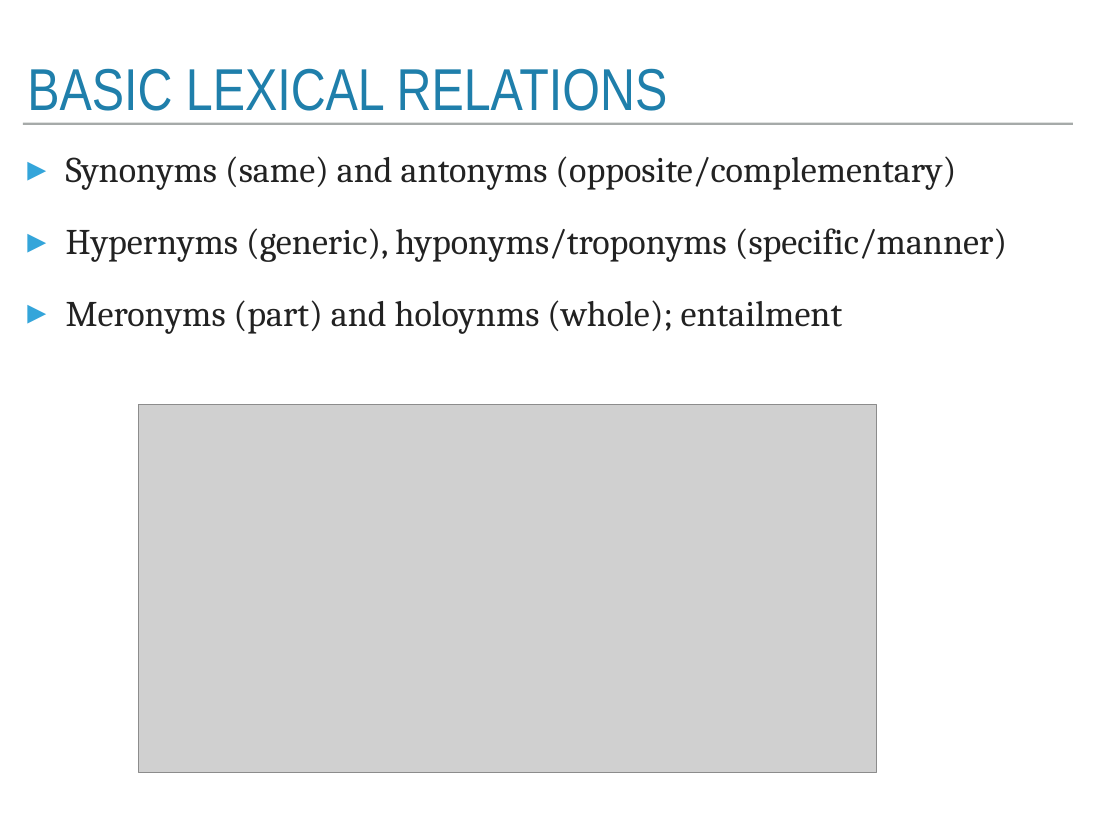
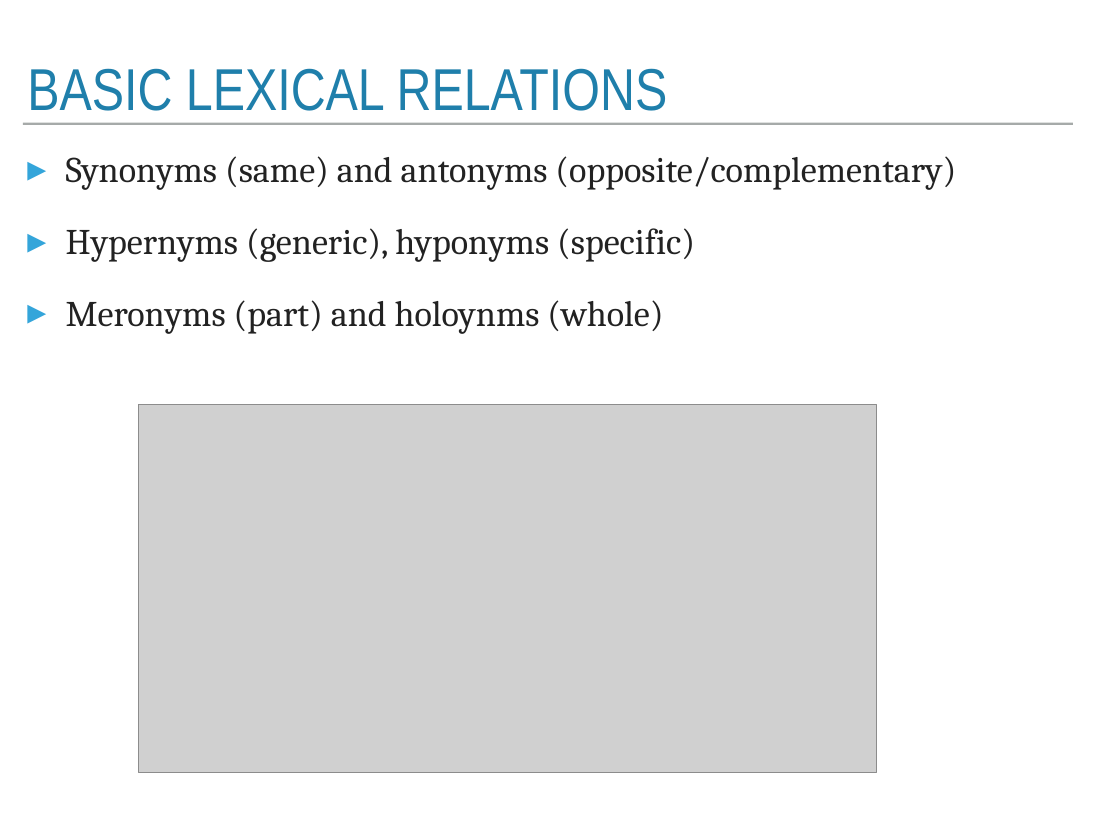
Before and after one commit to trevorcohn/comp90042, a slide deck: slide 5 of slides/WSTA_L8_lexical_semantics.pptx. Drawn at 1120x840 pixels with LibreOffice and Linux fonts; fonts in the diff are those of the drawing; grey boxes stand for pictures. Boxes give left, top, right and bottom in pixels: in the first picture for what was removed or moved away, otherwise in the second. Text is boxed around its words. In the diff, an @@ line names an element or a change of style, - is before the commit and + after.

Commit message:
updated lexical semantic slides, made public

```diff
--- a/slides/WSTA_L8_lexical_semantics.pptx
+++ b/slides/WSTA_L8_lexical_semantics.pptx
@@ text at box(66, 228, 695, 334): text changed @@
-▸ Hypernyms (generic), hyponyms/troponyms (specific/manner)
-▸ Meronyms (part) and holoynms (whole); entailment
+▸ Hypernyms (generic), hyponyms (specific)
+▸ Meronyms (part) and holoynms (whole)
```
Also in this commit, not shown: 2 other slides changed, 1 slide removed, 2 other files.
